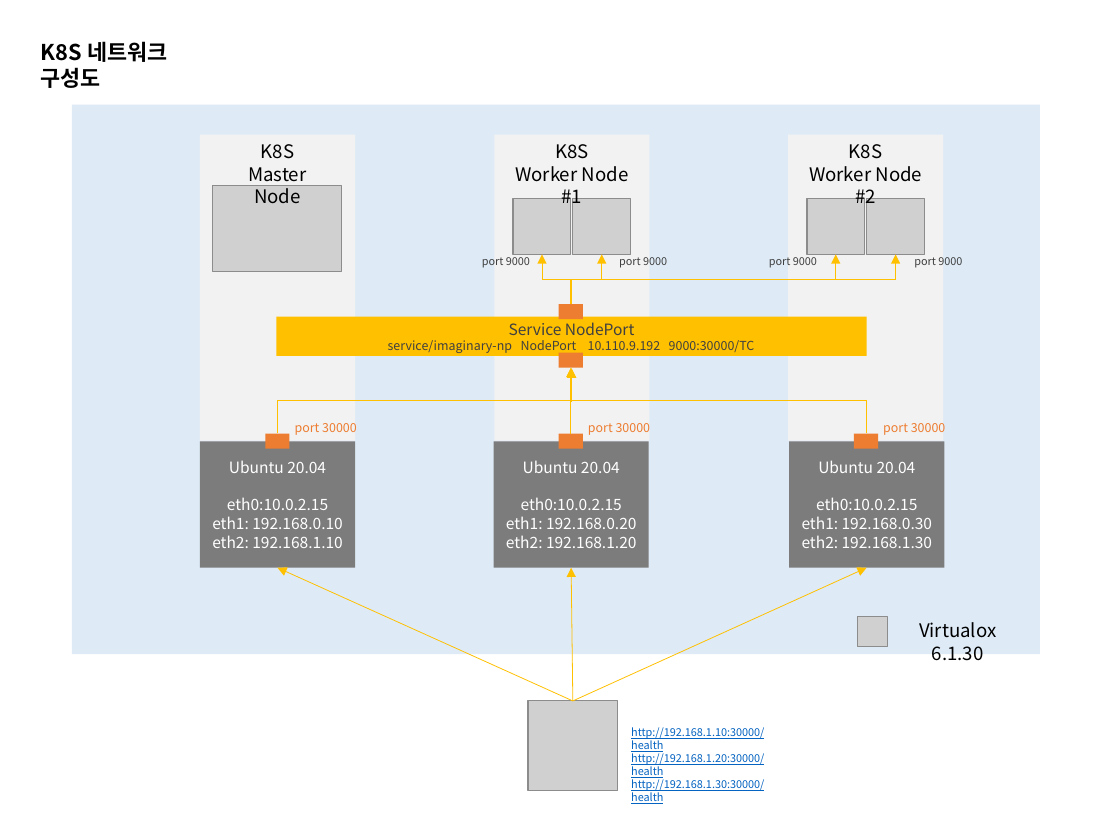
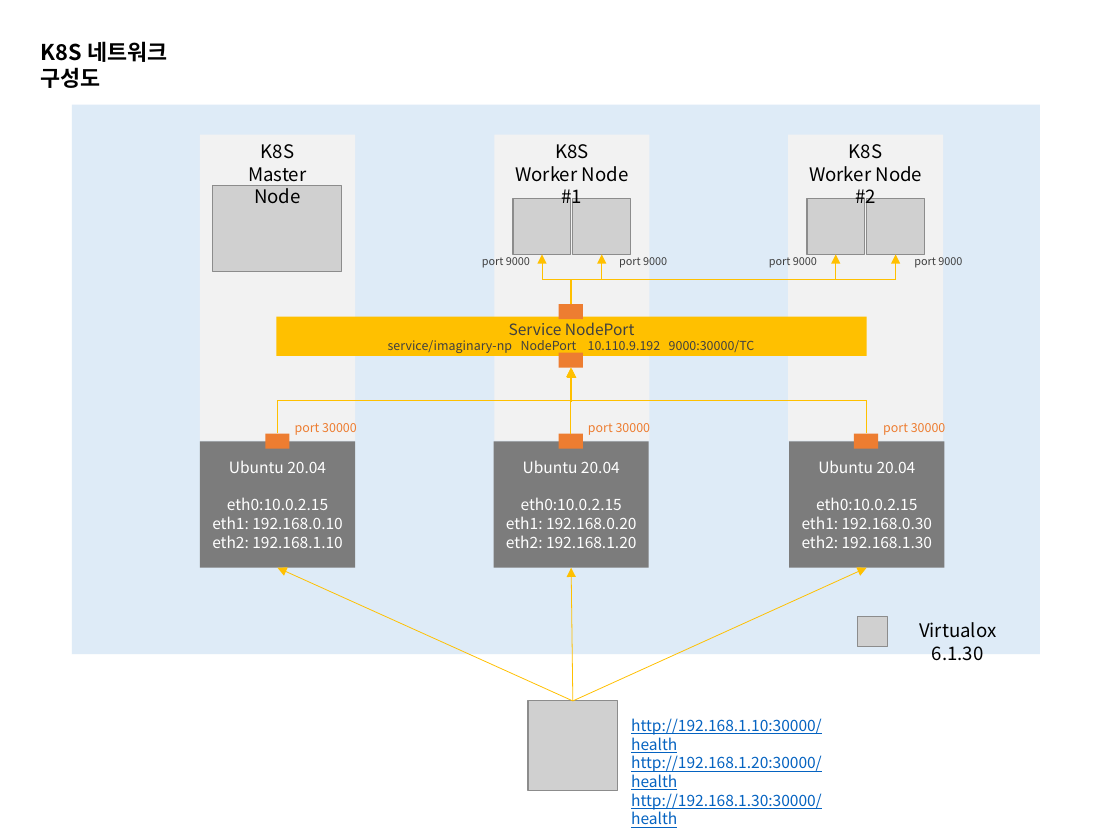
Before and after one commit to grollcake/k8s-practice, a slide deck: slide 6 of k8s practice.pptx. Drawn at 1120x840 pixels with LibreOffice and Linux fonts; fonts in the diff are those of the drawing; grey boxes stand for pictures. Boxes give left, top, right and bottom in pixels: in the first picture for what was removed or moved away, otherwise in the second. Text is boxed around its words. In the diff, an @@ line names an element or a change of style, - is before the commit and + after.

Commit message:
OK

```diff
--- a/k8s practice.pptx
+++ b/k8s practice.pptx
@@ text "http://192.168.1.10:30000/health" moved from (x1=631, y1=727, x2=764, y2=804) to (x1=631, y1=718, x2=822, y2=828) @@
@@ text "http://192.168.1.10:30000/health" at (x1=631, y1=718, x2=822, y2=828): size 7 to 10 pt @@
```
Also in this commit, not shown: 2 other slides changed.
